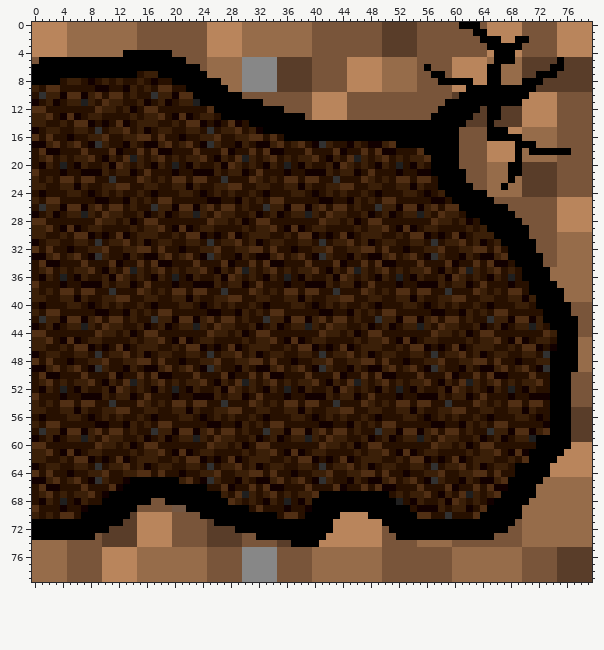
One commit to this sprite sheet: assets/map/ghouse_right.png. That is the earlier state.
The file is 80x80 pixels. Colours within 5 levels of each other are drawn and written as one.
Now the later version:
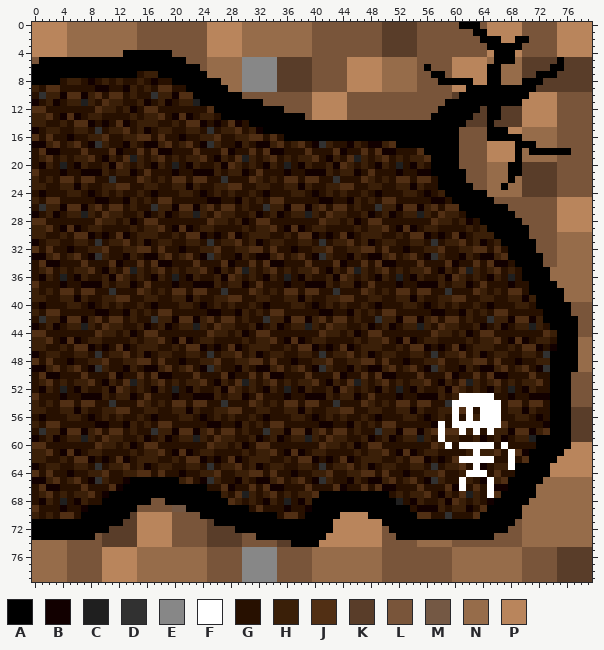
Palette (. is transparent): A #000000  B #120000  C #1f1f1f  D #313131  E #878787  F #ffffff  G #271000  H #3a1f08  J #512f14  K #593d29  L #79553a  M #745844  N #966c4a  P #b9855c
The exact change:
Colour B becomes colour F in row 53 at x 62; in row 56 at x 65; in row 57 at x 58 and 61; in row 60 at x 62; in row 61 at x 68; in row 62 at x 61.
Colour B becomes colour F in row 65 at x 61 and 65.
Colour D becomes colour F in row 58 at x 65.
Colour G becomes colour F in row 53 at x 63 and 65; in row 54 at x 60 to 62 and 65; in row 55 at x 62 and 66; in row 56 at x 62, 64 and 66; in row 57 at x 60, 63 and 65; in row 58 at x 58, 61 and 63.
Colour G becomes colour F in row 60 at x 63 and 67; in row 61 at x 63; in row 62 at x 62; in row 63 at x 68; in row 66 at x 61.
Colour H becomes colour F in row 53 at x 61; in row 54 at x 64 and 66; in row 55 at x 64 to 65; in row 56 at x 60; in row 57 at x 62 and 64; in row 60 at x 59 and 61.
Colour H becomes colour F in row 62 at x 63 to 65 and 68; in row 63 at x 63; in row 64 at x 62; in row 67 at x 65.
Colour J becomes colour F in row 53 at x 64; in row 54 at x 63; in row 55 at x 60; in row 57 at x 66; in row 59 at x 58; in row 60 at x 64 to 65.
Colour J becomes colour F in row 64 at x 63 to 64; in row 66 at x 65.
Boxes around the changes in both pictures, in picture pixels (x1, y1, x2, y2):
changed: (438, 393, 515, 498)
